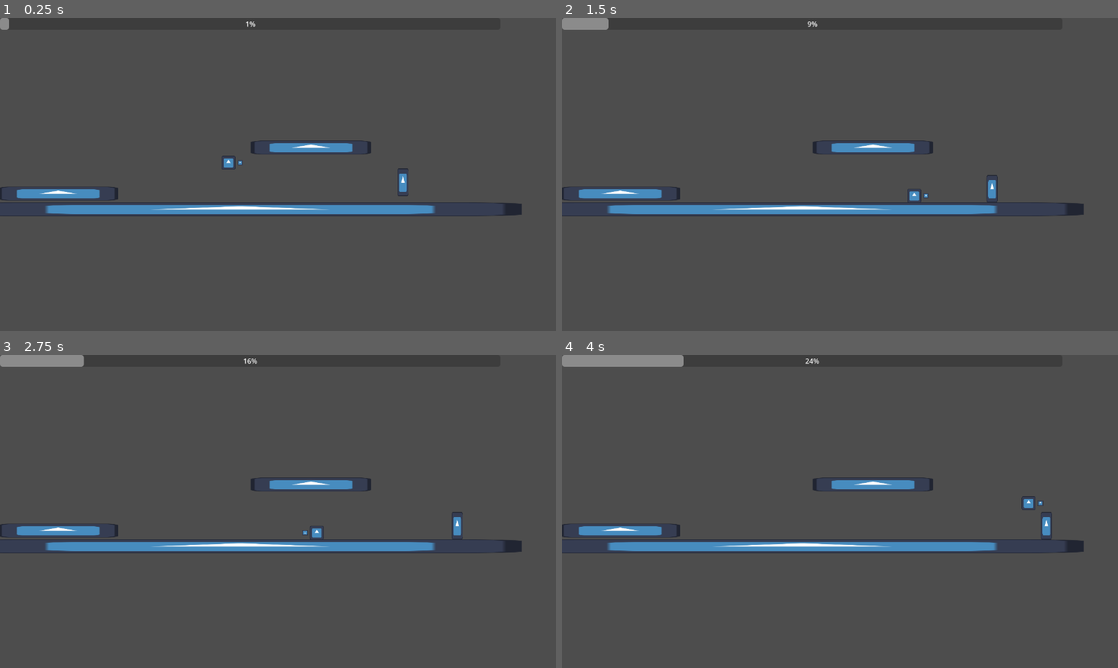
Above: before the commit, frames 1-4 (two rows, left to right).
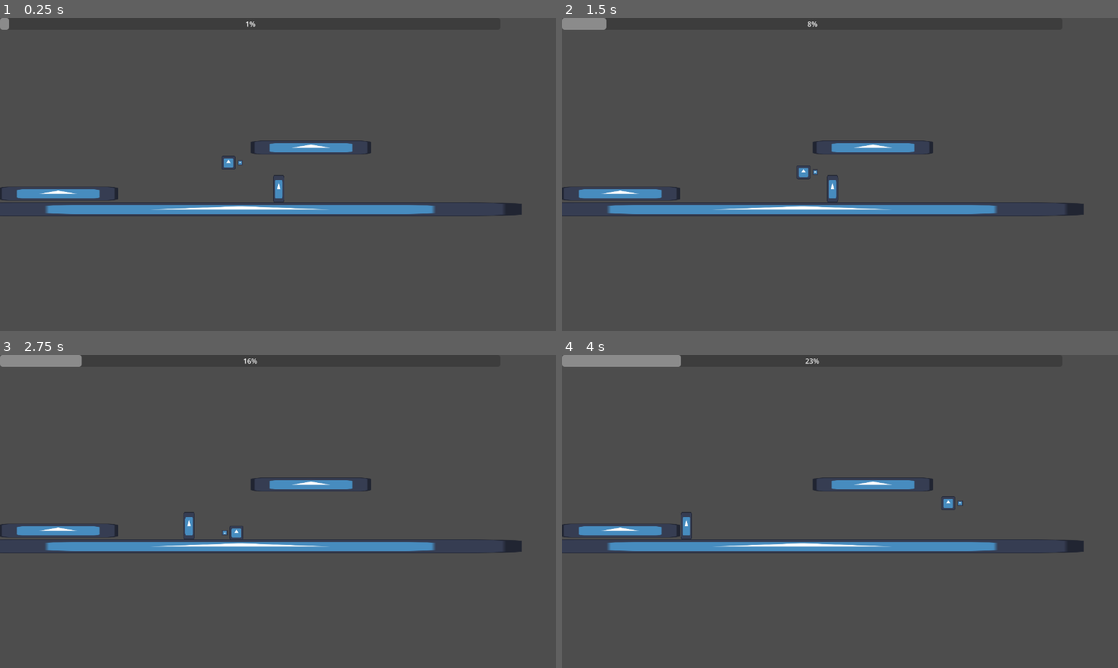
Above: after the commit, the same moments.

Repository: Luke-Parker1/Game-Off-2025
Game: Godot game, scene res://test_scene.tscn
The game is run twice, just before and just after one commit, with the same random seed, the same clock (stepped at 60 frames per second) and the same inputs. The project has no main scene, so this scene is started directly. The engine's default icon, where the game draws it, is replaced by a stand-in: a white triangle on a blue panel in a dark square.
Inputs:
- Up to frame 1 (0.25 s): no input
- Up to frame 2 (1.5 s): hold D (right) from 0.53 s (still down); tap J (shoot) at 0.6 s; tap Space (jump) at 0.77 s; tap K (sword) at 0.8, 1.35 s
- Up to frame 3 (2.75 s): tap Space (jump) at 1.52 s; tap J (shoot) at 1.55 s; release D (right) at 2.03 s; hold A (left) from 2.03 s (still down); tap Shift (dash) at 2.1 s; tap K (sword) at 2.3 s
- Up to frame 4 (4 s): release A (left) at 2.78 s; hold D (right) from 2.78 s (still down); tap J (shoot) at 2.85 s; tap Space (jump) at 3.02, 3.77 s; tap K (sword) at 3.6 s

The runs differ from the first frame. In frame 1, 0.2% of the frame differs, in the area x 49-74%, y 48-59%; in frame 2, 0.4%; in frame 3, 0.4%; in frame 4, 0.4%, in the area x 21-89%, y 0-59%.

Commit message:
Continued working on enemies

Diff:
--- a/bullet.gd
+++ b/bullet.gd
@@ -18,5 +18,5 @@
 func _on_body_entered(body):
 	if body != shooter:
 		if body.is_in_group("Enemy"):
-			body.hit(damage)
+			body.hit(damage, direction)
 		queue_free()
--- a/player.gd
+++ b/player.gd
@@ -129,7 +129,7 @@
 func _on_sword_attack_hitbox_body_entered(body):
 	if body.is_in_group("Enemy") and !hit_enemies.has(body):
 		hit_enemies.append(body)
-		body.hit(sword_attack_damage * multiplier_bar.right_type_mult)
+		body.hit(sword_attack_damage * multiplier_bar.right_type_mult, Vector2.from_angle($SwordAttackHitbox.rotation))
 		recoil_direction = Vector2.from_angle($SwordAttackHitbox.rotation) * -1
 		if recoil_direction.is_equal_approx(Vector2(0.0, -1.0)):
 			# Set recoil timer to pogo time
--- a/sword_enemy.gd
+++ b/sword_enemy.gd
@@ -1,20 +1,36 @@
 extends CharacterBody2D
 
 @export var health : float
+@export var knockback_speed : float
+var knockback : Vector2
+
+@onready var raycast_startpos = $RayCast2D.target_position
 
 var direction := 1.0
 
-func _physics_process(_delta):
-	print(direction)
-	# Flip sword hitbox and floor detector
+# Whether the raycast should be its default length and size
+var raycast_is_default := true
+
+func _physics_process(delta):
+	if not is_on_floor():
+		velocity += get_gravity() * delta
+
+	# Flip sword hitbox, floor detector, and raycast
 	if (direction > 0 and $Sword.position.x < 0) or (direction < 0 and $Sword.position.x > 0):
 		$Sword.position.x *= -1
 	if (direction > 0 and $FloorDetector.position.x < 0) or (direction < 0 and $FloorDetector.position.x > 0):
 		$FloorDetector.position.x *= -1
+	if ((direction > 0 and $RayCast2D.target_position.x < 0) or (direction < 0 and $RayCast2D.target_position.x  > 0)) and raycast_is_default:
+		print("flip raycast")
+		$RayCast2D.target_position.x  *= -1
+
+	velocity += knockback
 	move_and_slide()
 
-func hit(damage):
+func hit(damage : float, knockback_direction : Vector2):
 	health -= damage
+	knockback = knockback_direction * knockback_speed
+	$KnockbackTimer.start()
 	if health <= 0:
 		queue_free()
 
@@ -22,3 +38,7 @@
 func _on_hit_box_body_entered(body):
 	if body.is_in_group("Player"):
 		body.hit(global_position)
+
+
+func _on_knockback_timer_timeout():
+	knockback = Vector2.ZERO
--- a/sword_enemy.tscn
+++ b/sword_enemy.tscn
@@ -1,9 +1,10 @@
-[gd_scene load_steps=8 format=3 uid="uid://b1tpi2ms12dmx"]
+[gd_scene load_steps=9 format=3 uid="uid://b1tpi2ms12dmx"]
 
 [ext_resource type="Script" uid="uid://cfuo1o74q1j4b" path="res://sword_enemy.gd" id="1_6dv18"]
 [ext_resource type="Texture2D" uid="uid://b2paakn4rmqkv" path="res://icon.svg" id="1_fn28w"]
 [ext_resource type="Script" uid="uid://v4nlkn46p8aj" path="res://state_machine.gd" id="3_e1cvk"]
 [ext_resource type="Script" uid="uid://b1tndal8vtuip" path="res://sword_enemy_default.gd" id="4_7cuhq"]
+[ext_resource type="Script" uid="uid://orxk4u6ibkso" path="res://sword_enemy_chase.gd" id="5_8fe5i"]
 
 [sub_resource type="RectangleShape2D" id="RectangleShape2D_fn28w"]
 size = Vector2(25.6, 64)
@@ -18,6 +19,8 @@
 collision_layer = 2
 collision_mask = 2
 script = ExtResource("1_6dv18")
+health = 20.0
+knockback_speed = 250.0
 
 [node name="Sprite2D" type="Sprite2D" parent="."]
 scale = Vector2(0.2, 0.5)
@@ -55,4 +58,22 @@
 speed = 50.0
 metadata/_custom_type_script = "uid://b1tndal8vtuip"
 
+[node name="Chase" type="Node" parent="StateMachine" node_paths=PackedStringArray("Enemy")]
+script = ExtResource("5_8fe5i")
+speed = 150.0
+Enemy = NodePath("../..")
+metadata/_custom_type_script = "uid://orxk4u6ibkso"
+
+[node name="KnockbackTimer" type="Timer" parent="."]
+wait_time = 0.1
+
+[node name="RayCast2D" type="RayCast2D" parent="."]
+position = Vector2(0, 7)
+target_position = Vector2(600, 0)
+
+[node name="PlayerNotInSightTimer" type="Timer" parent="."]
+wait_time = 3.0
+one_shot = true
+
 [connection signal="body_entered" from="HitBox" to="." method="_on_hit_box_body_entered"]
+[connection signal="timeout" from="KnockbackTimer" to="." method="_on_knockback_timer_timeout"]
--- /dev/null
+++ b/sword_enemy_chase.gd
@@ -0,0 +1,26 @@
+extends State
+class_name SwordEnemyChase
+
+@export var speed : float
+@export var Enemy : CharacterBody2D
+var Player : CharacterBody2D
+var raycast : RayCast2D
+
+@export var min_distance : float
+var initial_direction
+
+func Enter():
+	Player = get_tree().get_nodes_in_group("Player")[0]
+	Enemy.velocity = Vector2.ZERO
+	raycast = Enemy.get_node("RayCast2D")
+	raycast.target_position = Player.global_position - Enemy.global_position
+	Enemy.raycast_is_default = false
+	if (Enemy.direction > 0 and raycast.target_position.x < 0) or (Enemy.direction < 0 and raycast.target_position.x  > 0):
+		Enemy.direction  *= -1
+
+func State_Physics_Update(_delta: float):
+	raycast.target_position = Player.global_position - Enemy.global_position
+	#if (Enemy.direction > 0 and raycast.target_position.x < 0) or (Enemy.direction < 0 and raycast.target_position.x  > 0):
+		#Enemy.direction  *= -1
+
+	Enemy.velocity.x = Enemy.direction * speed
--- a/sword_enemy_default.gd
+++ b/sword_enemy_default.gd
@@ -4,12 +4,18 @@
 @export var Enemy : CharacterBody2D
 @export var speed : float
 
-func State_Physics_Update(delta: float):
-	if not Enemy.is_on_floor():
-		Enemy.velocity += Enemy.get_gravity() * delta
-	elif Enemy.is_on_wall() or Enemy.get_node("FloorDetector").get_overlapping_bodies().size() == 0:
+func Enter():
+	Enemy.raycast_is_default = true
+
+func State_Physics_Update(_delta: float):
+	if (Enemy.is_on_wall() or Enemy.get_node("FloorDetector").get_overlapping_bodies().size() == 0) and Enemy.is_on_floor():
 		#print("bounce")
 		Enemy.direction *= -1
 		Enemy.get_node("FloorDetector").position.x *= -1
 
 	Enemy.velocity.x = Enemy.direction * speed
+	if Enemy.get_node("RayCast2D").is_colliding():
+		if Enemy.get_node("RayCast2D").get_collider().is_in_group("Player"):
+			Transitioned.emit(self, "chase")
+	elif !Enemy.knockback.is_equal_approx(Vector2.ZERO):
+			Transitioned.emit(self, "chase")
--- a/test_scene.tscn
+++ b/test_scene.tscn
@@ -56,5 +56,5 @@
 
 [node name="ProgressBarLayer" parent="." instance=ExtResource("4_coq8p")]
 
-[node name="SwordEnemy" parent="." instance=ExtResource("4_2nij2")]
-position = Vector2(916, 353)
+[node name="SwordEnemy" parent="." groups=["Enemy"] instance=ExtResource("4_2nij2")]
+position = Vector2(630, 375)
--- a/walker_enemy.gd
+++ b/walker_enemy.gd
@@ -3,6 +3,9 @@
 @export var speed : float
 
 @export var health : float
+
+@export var knockback_speed : float
+var knockback : Vector2
 
 var direction := 1.0
 
@@ -15,10 +18,13 @@
 		$FloorDetector.position.x *= -1
 
 	velocity.x = direction * speed
+	velocity += knockback
 	move_and_slide()
 
-func hit(damage):
+func hit(damage : float, knockback_direction : Vector2):
 	health -= damage
+	knockback = knockback_direction * knockback_speed
+	$KnockbackTimer.start()
 	if health <= 0:
 		queue_free()
 
@@ -31,3 +37,8 @@
 		#else:
 			#body.knockback_direction = -1.0
 		body.hit(global_position)
+
+
+
+func _on_knockback_timer_timeout():
+	knockback = Vector2.ZERO
--- a/walker_enemy.tscn
+++ b/walker_enemy.tscn
@@ -18,6 +18,7 @@
 script = ExtResource("1_4gyqm")
 speed = 150.0
 health = 10.0
+knockback_speed = 250.0
 
 [node name="Sprite2D" type="Sprite2D" parent="."]
 scale = Vector2(0.3, 0.3)
@@ -39,4 +40,9 @@
 [node name="CollisionShape2D" type="CollisionShape2D" parent="FloorDetector"]
 shape = SubResource("RectangleShape2D_lwh3n")
 
+[node name="KnockbackTimer" type="Timer" parent="."]
+wait_time = 0.1
+one_shot = true
+
 [connection signal="body_entered" from="HitBox" to="." method="_on_hit_box_body_entered"]
+[connection signal="timeout" from="KnockbackTimer" to="." method="_on_knockback_timer_timeout"]
Not shown, added: sword_enemy_chase.gd.uid
